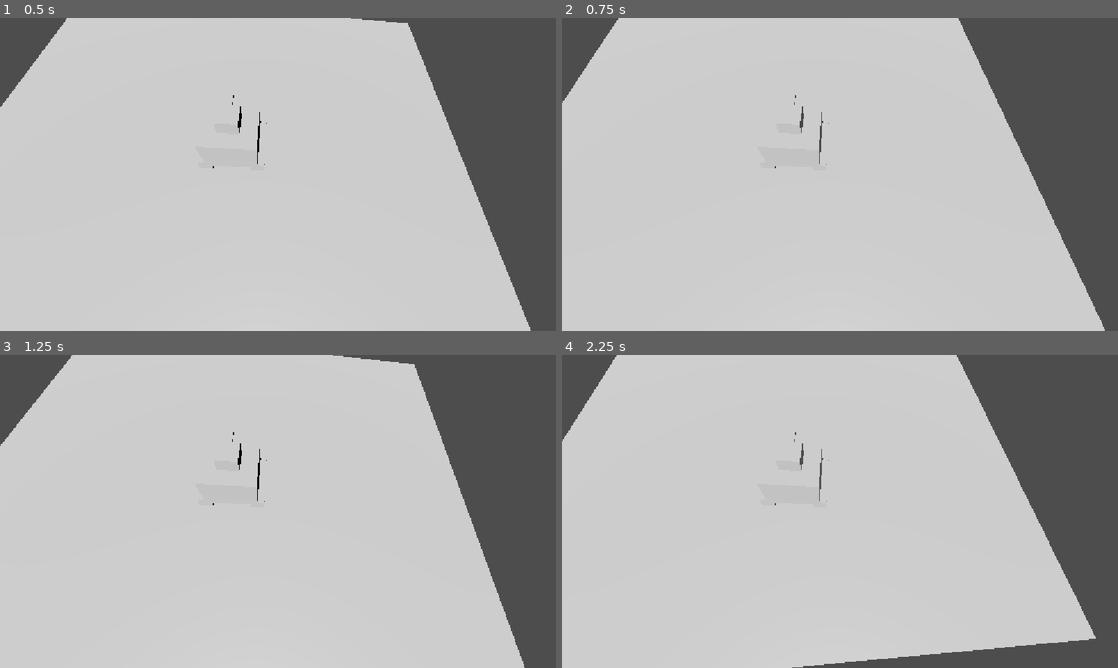
Above: before the commit, frames 1-4 (two rows, left to right).
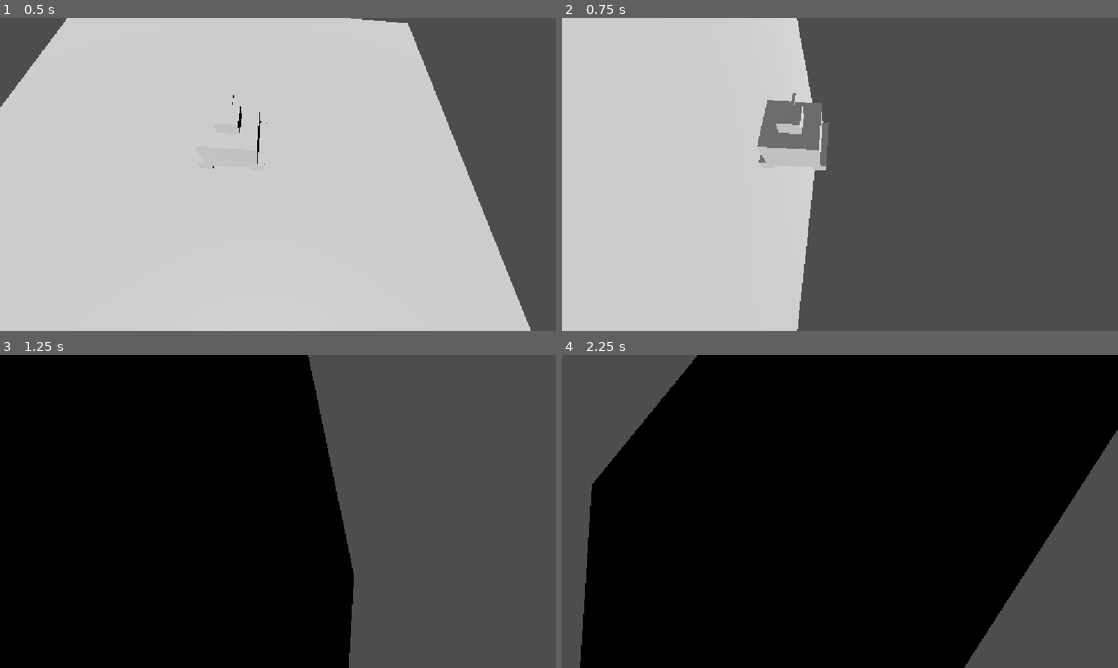
Above: after the commit, the same moments.

Repository: Grihgrix/Tank_Shift
Game: Godot game, scene res://Game scenes/Main_game_scene.tscn
The game is run twice, just before and just after one commit, with the same random seed, the same clock (stepped at 60 frames per second) and the same inputs.
Inputs:
- Up to frame 1 (0.5 s): no input
- Up to frame 2 (0.75 s): tap Enter (ui_accept) at 0.5, 0.6 s; hold Right (ui_right) from 0.53 s (still down)
- Up to frame 3 (1.25 s): keep holding Right (ui_right); tap Enter (ui_accept) at 0.77, 1.07 s
- Up to frame 4 (2.25 s): release Right (ui_right) at 1.28 s; hold Down (ui_down) 1.28-2.03 s; tap Enter (ui_accept) at 1.35, 1.52, 1.82, 2.1 s; hold Right (ui_right) from 2.03 s (still down)

Frame 1 is identical in both runs. In frame 2, 43% of the frame differs, in the area x 0-98%, y 0-100%; in frame 3, 84%; in frame 4, 92%, in the area x 0-100%, y 0-100%.

Commit message:
Self-Shift now takes 30 sec

Diff:
--- a/Game scenes/Character scenes/character.gd
+++ b/Game scenes/Character scenes/character.gd
@@ -1,8 +1,12 @@
 extends CharacterBody3D
 
 
-const SPEED = 5.0
+const SPEED:float = 5.0
+const SHIFT_SPEED:float = PI / 0.5
 @onready var is_up_or_down:int # to be used as a marker of whethere we are upside or downside (value down : -1 or up: 1)
+@onready var self_shift_triggered:bool = false
+@onready var rotation_z_target:float
+
 
 func _ready():
 	pass
@@ -16,11 +20,18 @@
 		# Needs to be replaced by thecharacter sticking to the tile surface
 
 	# Upside-down shift
-	if Input.is_action_just_pressed("ui_accept"):
-		print(rotation.z)
-		rotation.z += PI
-		print(rotation.z)
-		# This could be reused to provoke the rotation of the currently occupied tile
+	if Input.is_action_just_pressed("ui_accept") and self_shift_triggered == false:
+		# Define the rotation post self shift
+		rotation_z_target = rotation.z + PI
+		self_shift_triggered = true
+
+	# Operate self-shift
+	if abs(rotation.z - rotation_z_target) > 0.3 and self_shift_triggered:
+		rotation.z = move_toward(rotation.z, rotation_z_target, SHIFT_SPEED * delta)
+	elif abs(rotation.z - rotation_z_target) <= 0.3 and self_shift_triggered:
+		self_shift_triggered = false
+		rotation.z = rotation_z_target
+
 
 	######################################
 	# Check if we are upside down or not #
